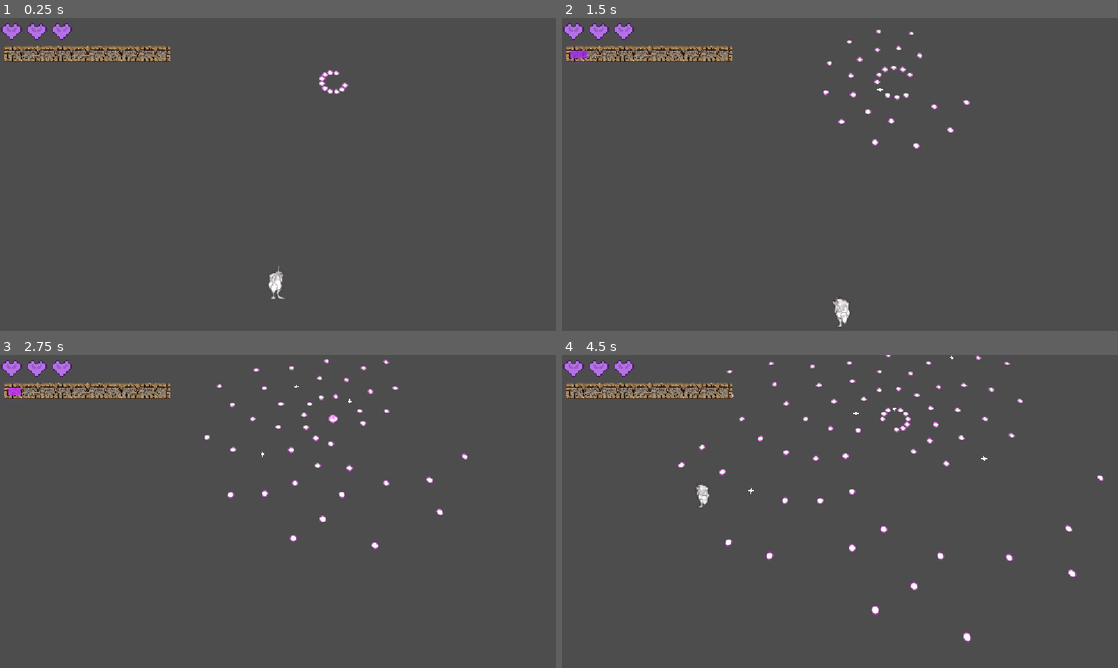
Above: before the commit, frames 1-4 (two rows, left to right).
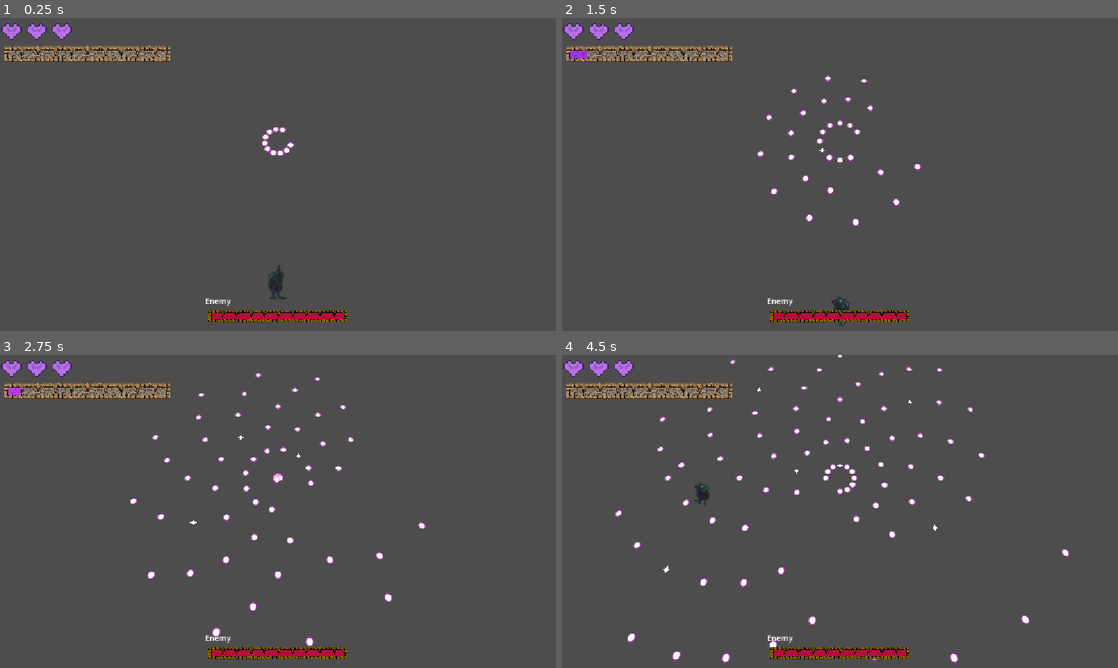
Above: after the commit, the same moments.

Repository: etbay/2026-crimson-game-jam
Game: Godot game, scene res://main.tscn
Same seed, same stepped clock (60 frames per second), same inputs: the game is played once before the commit and once after it.
Inputs (mouse positions are in pixels of both pictures, inside the frame that each line leads up to):
- Up to frame 1 (0.25 s): no input
- Up to frame 2 (1.5 s): tap Enter at 0.5 s; move the mouse to (962, 158) at 0.52 s; hold Q (beast_mode) 0.53-1.28 s; hold Right mouse button (parry) 0.53-1.28 s; tap Space (dash) at 0.6 s; move the mouse to (728, 190) at 1.27 s; hold S (down) from 1.28 s (still down); right-click (728, 190) at 1.35 s
- Up to frame 3 (2.75 s): click (166, 527) at 1.55 s; move the mouse to (333, 442) at 2.02 s; release S (down) at 2.03 s; hold Q (beast_mode) from 2.03 s (still down); click (333, 442) at 2.1 s; tap Space (dash) at 2.3 s
- Up to frame 4 (4.5 s): move the mouse to (812, 574) at 2.77 s; release Q (beast_mode) at 2.78 s; hold W (up) 2.78-3.53 s; tap Space (dash) at 2.85 s; right-click (812, 574) at 3.05 s; move the mouse to (1006, 558) at 3.52 s; hold Right mouse button (parry) 3.53-4.28 s; hold A (left) from 3.53 s (still down); click (1006, 558) at 3.8 s; move the mouse to (673, 464) at 4.27 s; click (673, 464) at 4.35 s

The runs differ from the first frame. In frame 1, 1.5% of the frame differs, in the area x 37-63%, y 16-98%; in frame 2, 2.1%; in frame 3, 2.7%; in frame 4, 3.7%, in the area x 9-98%, y 0-99%.

Commit message:
Added enemy damage

Diff:
--- a/2026-crimson-game-jam/bullet_resources/bullet_attacks/test_attack.tres
+++ b/2026-crimson-game-jam/bullet_resources/bullet_attacks/test_attack.tres
@@ -7,5 +7,5 @@
 [resource]
 script = ExtResource("1_jvbe6")
 patterns = Array[ExtResource("1_pwe7p")]([ExtResource("4_mqp5e")])
-pattern_positions = Array[Vector2]([Vector2(2, 0), Vector2(0, 0), Vector2(-2, 0)])
+pattern_positions = Array[Vector2]([Vector2(0, -4)])
 metadata/_custom_type_script = "uid://dyoedp32mh0ce"
--- a/2026-crimson-game-jam/main.tscn
+++ b/2026-crimson-game-jam/main.tscn
@@ -1,5 +1,6 @@
 [gd_scene format=3 uid="uid://cdr18k5sh7365"]
 
+[ext_resource type="PackedScene" uid="uid://dtj585chb8ulb" path="res://scenes/enemy.tscn" id="1_5vw27"]
 [ext_resource type="Texture2D" uid="uid://b6463lhp65gd3" path="res://assets/art/test_arena.jpg" id="1_ig7tw"]
 [ext_resource type="PackedScene" uid="uid://27eut258tv7t" path="res://scenes/player.tscn" id="2_0xm2m"]
 [ext_resource type="Script" uid="uid://dbkj3qoa8l0kv" path="res://scripts/bullets/bullet_pool.gd" id="3_h2yge"]
@@ -9,6 +10,8 @@
 [ext_resource type="PackedScene" uid="uid://dg4s3l487twfo" path="res://scenes/hud.tscn" id="7_272bh"]
 
 [node name="Node3D" type="Node3D" unique_id=71333522]
+
+[node name="HUD" parent="." unique_id=966798296 instance=ExtResource("7_272bh")]
 
 [node name="Camera3D" type="Camera3D" parent="." unique_id=342016900]
 transform = Transform3D(1, 0, 0, 0, 0.25881907, 0.9659258, 0, -0.9659258, 0.25881907, 9.536743e-07, 4.5982347, -1.649106)
@@ -28,10 +31,12 @@
 script = ExtResource("3_h2yge")
 metadata/_custom_type_script = "uid://dbkj3qoa8l0kv"
 
-[node name="Boss" type="Node3D" parent="." unique_id=352413808]
-transform = Transform3D(1, 0, 0, 0, 1, 0, 0, 0, 1, 0, 0, -6.3424554)
+[node name="Boss Position" type="Node3D" parent="." unique_id=170016067]
+transform = Transform3D(1, 0, 0, 0, 1, 0, 0, 0, 1, 0, 0, -4)
+
+[node name="Boss" type="Node3D" parent="Boss Position" unique_id=352413808]
 script = ExtResource("4_7mycd")
 attacks = Array[ExtResource("5_272bh")]([ExtResource("6_5vw27")])
 metadata/_custom_type_script = "uid://c1xw7eo4un7k8"
 
-[node name="HUD" parent="." unique_id=966798296 instance=ExtResource("7_272bh")]
+[node name="Enemy" parent="Boss Position" unique_id=433226092 instance=ExtResource("1_5vw27")]
--- a/2026-crimson-game-jam/scenes/enemy.gd
+++ b/2026-crimson-game-jam/scenes/enemy.gd
@@ -1,10 +1,16 @@
-extends Area3D
+class_name Enemy extends Area3D
 
+@export var max_health: int = 1000
+@onready var hud: HUD = $"../../HUD"
+
+var health: int
+var vulnerable: bool = true
 
 func damage() -> void:
-	pass
+	if vulnerable:
+		health -= 100
+		hud.update_boss_health(health)
 
-
-# Called every frame. 'delta' is the elapsed time since the previous frame.
-func _process(delta: float) -> void:
-	pass
+func _ready() -> void:
+	health = max_health
+	hud.setup_boss(max_health, "Enemy")
--- a/2026-crimson-game-jam/scenes/hud.gd
+++ b/2026-crimson-game-jam/scenes/hud.gd
@@ -143,7 +143,7 @@
 		mat.set_shader_parameter("overflowing", broken)
 
 
-func setup_boss(max_health: int, name: String = "BOSS") -> void:
+func setup_boss(max_health: float, name: String = "BOSS") -> void:
 	boss_health_bar.min_value = 0
 	boss_health_bar.max_value = max_health
 	boss_health_bar.value = max_health
--- a/2026-crimson-game-jam/scenes/hud.tscn
+++ b/2026-crimson-game-jam/scenes/hud.tscn
@@ -134,7 +134,6 @@
 color = Color(0.9375355, 0.5024211, 0.94183695, 0.42745098)
 
 [node name="BossBarArea" type="VBoxContainer" parent="Control" unique_id=236100683]
-visible = false
 custom_minimum_size = Vector2(303, 63)
 layout_mode = 1
 anchors_preset = 7
--- a/2026-crimson-game-jam/scenes/player.tscn
+++ b/2026-crimson-game-jam/scenes/player.tscn
@@ -9,18 +9,17 @@
 [ext_resource type="Texture2D" uid="uid://co8hrl1g3mlcl" path="res://assets/animations/arms/gun45.png" id="6_31cv2"]
 [ext_resource type="Texture2D" uid="uid://c5nafbj80fsn0" path="res://assets/animations/arms/gun90.png" id="7_pf23h"]
 [ext_resource type="Texture2D" uid="uid://dsh2w54om083y" path="res://assets/animations/legs/dash/dashing.png" id="8_4ni07"]
-[ext_resource type="Texture2D" uid="uid://db6pv27jse6k5" path="res://assets/animations/legs/walk/Walk clean_001.png" id="8_60mlk"]
-[ext_resource type="Texture2D" uid="uid://bn8l1xsicy4wf" path="res://assets/animations/legs/walk/Walk clean_002.png" id="9_i4ail"]
-[ext_resource type="Texture2D" uid="uid://cvyt7fo4hcbug" path="res://assets/animations/legs/walk/Walk clean_003.png" id="10_a38lo"]
-[ext_resource type="Texture2D" uid="uid://br4imkayivb0l" path="res://assets/animations/legs/walk/Walk clean_004.png" id="11_4ni07"]
-[ext_resource type="Texture2D" uid="uid://bd5iddbhus3ne" path="res://assets/animations/legs/walk/Walk clean_005.png" id="12_l71n6"]
-[ext_resource type="Texture2D" uid="uid://bp7sy2c5wnpb3" path="res://assets/animations/legs/walk/Walk clean_006.png" id="13_ke2ow"]
-[ext_resource type="Texture2D" uid="uid://dw35xk82aocvn" path="res://assets/animations/legs/walk/Walk clean_007.png" id="14_ujl30"]
-[ext_resource type="Texture2D" uid="uid://dpo1i6a2oibex" path="res://assets/animations/legs/walk/Walk clean_008.png" id="15_31cv2"]
-[ext_resource type="Texture2D" uid="uid://b5lg1x42bwlgd" path="res://assets/animations/legs/walk/Walk clean_009.png" id="16_pf23h"]
-[ext_resource type="Texture2D" uid="uid://dsvry2i5vt1hi" path="res://assets/animations/legs/walk/Walk clean_010.png" id="17_dt7fs"]
-[ext_resource type="Texture2D" uid="uid://4i4lipffa3kc" path="res://assets/animations/legs/walk/Walk clean_011.png" id="18_wqfne"]
-[ext_resource type="Texture2D" uid="uid://ojvq2xf7yd0k" path="res://assets/animations/legs/walk/Walk clean_012.png" id="19_wnwbv"]
+[ext_resource type="Texture2D" uid="uid://dmo2j8j1shc10" path="res://assets/animations/legs/walk/Walk color_001.png" id="9_3v2ag"]
+[ext_resource type="Texture2D" uid="uid://c23rueh1pbtdf" path="res://assets/animations/legs/walk/Walk color_002.png" id="10_a38lo"]
+[ext_resource type="Texture2D" uid="uid://jdgn4tepsdu0" path="res://assets/animations/legs/walk/Walk color_003.png" id="11_4ni07"]
+[ext_resource type="Texture2D" uid="uid://b8yr6gg4s6lpu" path="res://assets/animations/legs/walk/Walk color_004.png" id="12_l71n6"]
+[ext_resource type="Texture2D" uid="uid://btajerkocl1a2" path="res://assets/animations/legs/walk/Walk color_005.png" id="13_ke2ow"]
+[ext_resource type="Texture2D" uid="uid://510ro7dojb1i" path="res://assets/animations/legs/walk/Walk color_006.png" id="14_ujl30"]
+[ext_resource type="Texture2D" uid="uid://3ao6v6rqmy46" path="res://assets/animations/legs/walk/Walk color_007.png" id="15_31cv2"]
+[ext_resource type="Texture2D" uid="uid://dw4anwdh5y0xu" path="res://assets/animations/legs/walk/Walk color_008.png" id="16_pf23h"]
+[ext_resource type="Texture2D" uid="uid://d0von0087kcyc" path="res://assets/animations/legs/walk/Walk color_009.png" id="17_dt7fs"]
+[ext_resource type="Texture2D" uid="uid://dxtfkokdhtgrb" path="res://assets/animations/legs/walk/Walk color_010.png" id="18_wqfne"]
+[ext_resource type="Texture2D" uid="uid://gv25u83cbqrg" path="res://assets/animations/legs/walk/Walk color_011.png" id="19_wnwbv"]
 [ext_resource type="Texture2D" uid="uid://7ejo5yebx6m0" path="res://assets/art/parry_curve.png" id="21_i4ail"]
 [ext_resource type="Script" uid="uid://cjguahoyl58xu" path="res://scenes/player_hurtbox.gd" id="22_a38lo"]
 
@@ -83,7 +82,7 @@
 }, {
 "frames": [{
 "duration": 1.0,
-"texture": ExtResource("8_60mlk")
+"texture": ExtResource("9_3v2ag")
 }],
 "loop": 1,
 "name": &"idle",
@@ -91,10 +90,7 @@
 }, {
 "frames": [{
 "duration": 1.0,
-"texture": ExtResource("8_60mlk")
-}, {
-"duration": 1.0,
-"texture": ExtResource("9_i4ail")
+"texture": ExtResource("9_3v2ag")
 }, {
 "duration": 1.0,
 "texture": ExtResource("10_a38lo")
@@ -170,7 +166,7 @@
 transform = Transform3D(0.04, 0, 0, 0, 0.039999995, 0, 0, 0, 0.039999995, 0, 0, 0)
 render_priority = 3
 sprite_frames = SubResource("SpriteFrames_dqkch")
-animation = &"idle"
+animation = &"dashing"
 
 [node name="BodySprite" type="AnimatedSprite3D" parent="PlayerSprite" unique_id=311546419]
 transform = Transform3D(0.04, 0, 0, 0, 0.039999995, 0, 0, 0, 0.039999995, 0, 0, 0)
--- a/2026-crimson-game-jam/scripts/bullets/bullet.gd
+++ b/2026-crimson-game-jam/scripts/bullets/bullet.gd
@@ -4,7 +4,7 @@
 @onready var sprite : Sprite3D = $BulletSprite
 var size : float
 
-var bullet_owner: Node3D
+var bullet_owner: String = "Enemy"
 
 # Parameters for actions
 # scalars
@@ -101,9 +101,13 @@
 	self.position += Vector3(direction.x, 0, direction.y)
 
 func _on_area_entered(area : Area3D) -> void:
-	if _active and area.owner is Player and area.owner != bullet_owner and area.name == "Hurtbox":
-		var player: Player = area.owner as Player
+	if _active and area.owner is Player and bullet_owner != "Player" and area.name == "Hurtbox":
+		var player := area.owner as Player
 		player.damage()
+		kill_bullet()
+	elif _active and area is Enemy and bullet_owner != "Enemy":
+		var enemy := area as Enemy
+		enemy.damage()
 		kill_bullet()
 
 func _on_body_entered(body: Node3D) -> void:
--- a/2026-crimson-game-jam/scripts/player/player.gd
+++ b/2026-crimson-game-jam/scripts/player/player.gd
@@ -134,7 +134,7 @@
 		bullet.angle = mouse_dir.angle()
 		bullet.position = Vector3(bullet_spawn.global_position.x, 0, bullet_spawn.global_position.z)
 		bullet.update_sprite()
-		bullet.bullet_owner = self
+		bullet.bullet_owner = "Player"
 		shoot_timer.start(shoot_cooldown)
 
 	if Input.is_action_just_pressed("parry") and not beast_mode and not parrying:
Binary file changed: 2026-crimson-game-jam/assets/animations/arms/gun-45.png
Binary file changed: 2026-crimson-game-jam/assets/animations/arms/gun-90.png
Binary file changed: 2026-crimson-game-jam/assets/animations/arms/gun0.png
Binary file changed: 2026-crimson-game-jam/assets/animations/arms/gun45.png
Binary file changed: 2026-crimson-game-jam/assets/animations/arms/gun90.png
Binary file changed: 2026-crimson-game-jam/assets/animations/body/body.png
Binary file changed: 2026-crimson-game-jam/assets/animations/legs/dash/dashing.png
Binary file removed: 2026-crimson-game-jam/assets/animations/legs/walk/Walk clean_001.png
Binary file removed: 2026-crimson-game-jam/assets/animations/legs/walk/Walk clean_002.png
Binary file removed: 2026-crimson-game-jam/assets/animations/legs/walk/Walk clean_003.png
Binary file removed: 2026-crimson-game-jam/assets/animations/legs/walk/Walk clean_004.png
Binary file removed: 2026-crimson-game-jam/assets/animations/legs/walk/Walk clean_005.png
(and 30 more such lines)
